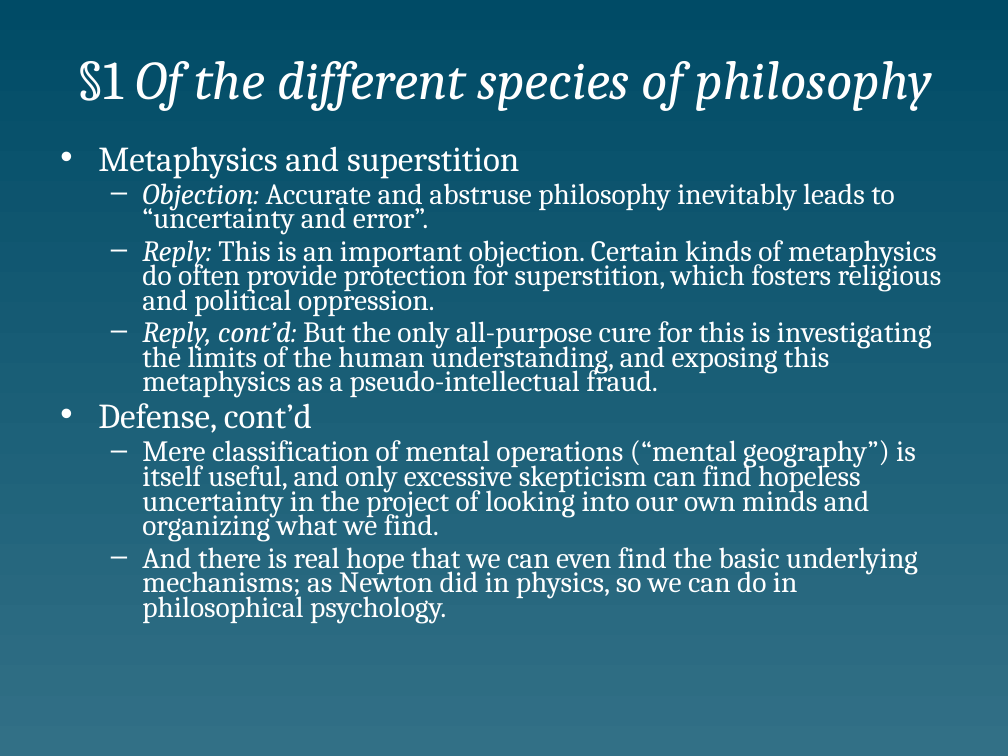
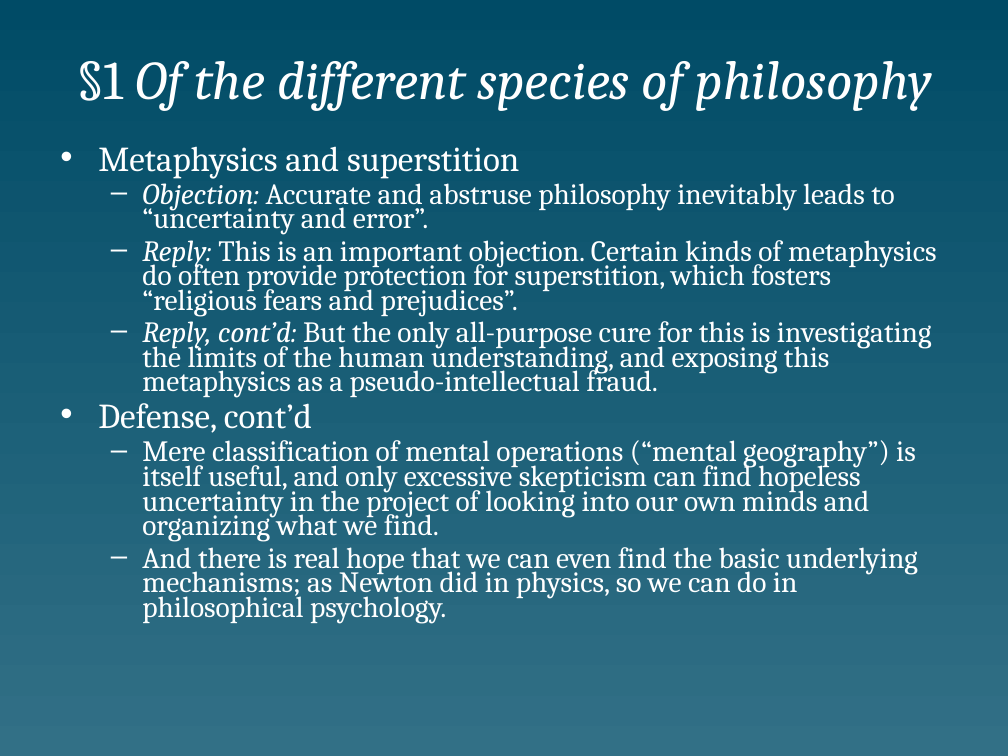
Before and after one commit to colemitchell/colemitchell.github.io, a slide deck: slide 5 of PHIL2220/Hume.ppt. Drawn at 1008x756 pixels with LibreOffice and Linux fonts; fonts in the diff are those of the drawing. Boxes give left, top, right and bottom in pixels: in the first picture for what was removed or moved away, otherwise in the second. Text is boxed around its words. In the diff, an @@ line names an element or a change of style, - is before the commit and + after.

```diff
--- a/PHIL2220/Hume.ppt
+++ b/PHIL2220/Hume.ppt
@@ text at [142,233,937,316]: text changed @@
-  – Reply: This is an important objection. Certain kinds of metaphysics do often provide protection for superstition, which fosters religious and political oppression.
+  – Reply: This is an important objection. Certain kinds of metaphysics do often provide protection for superstition, which fosters “religious fears and prejudices”.
```
Also in this commit, not shown: 6 other files.
